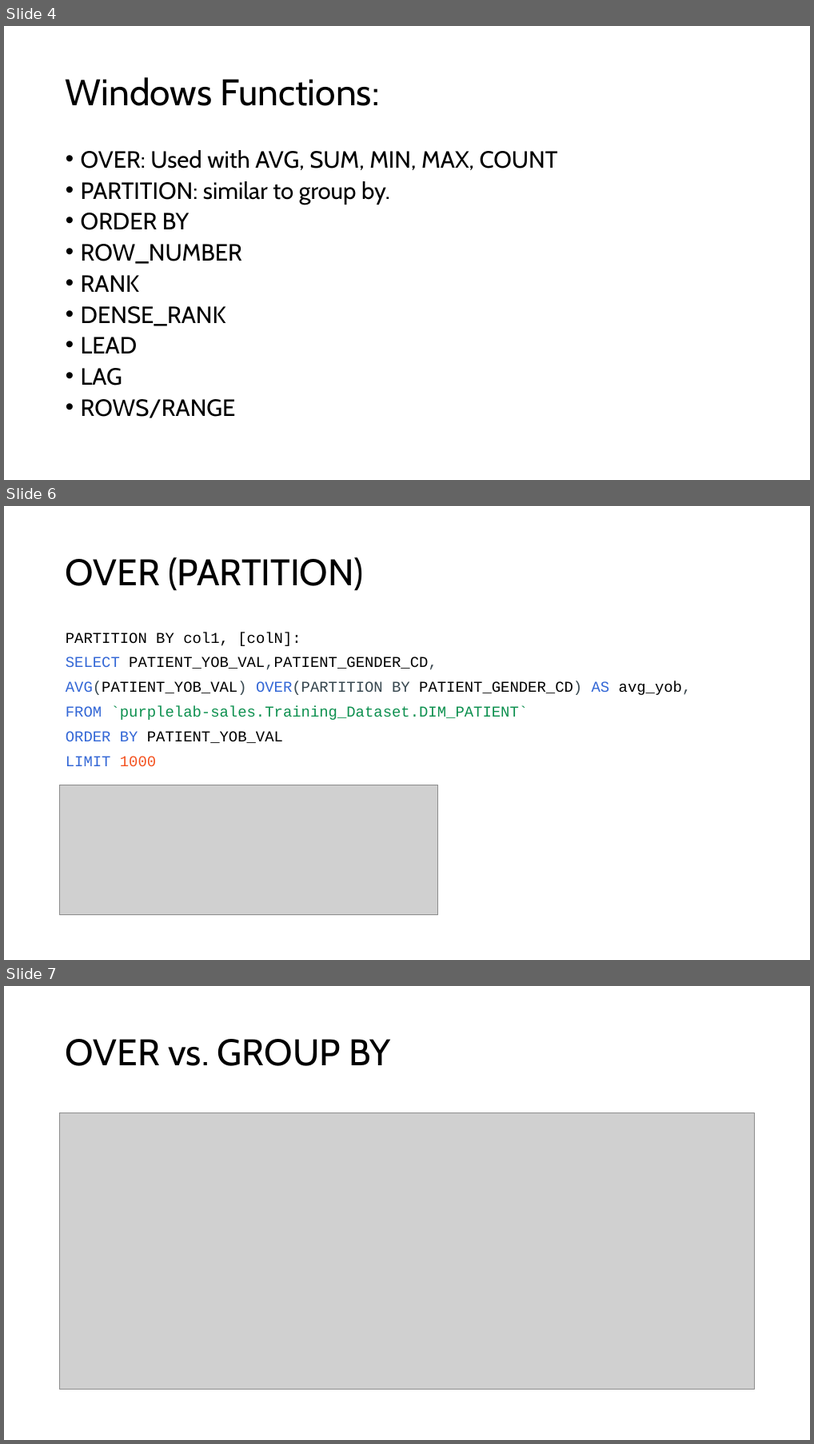
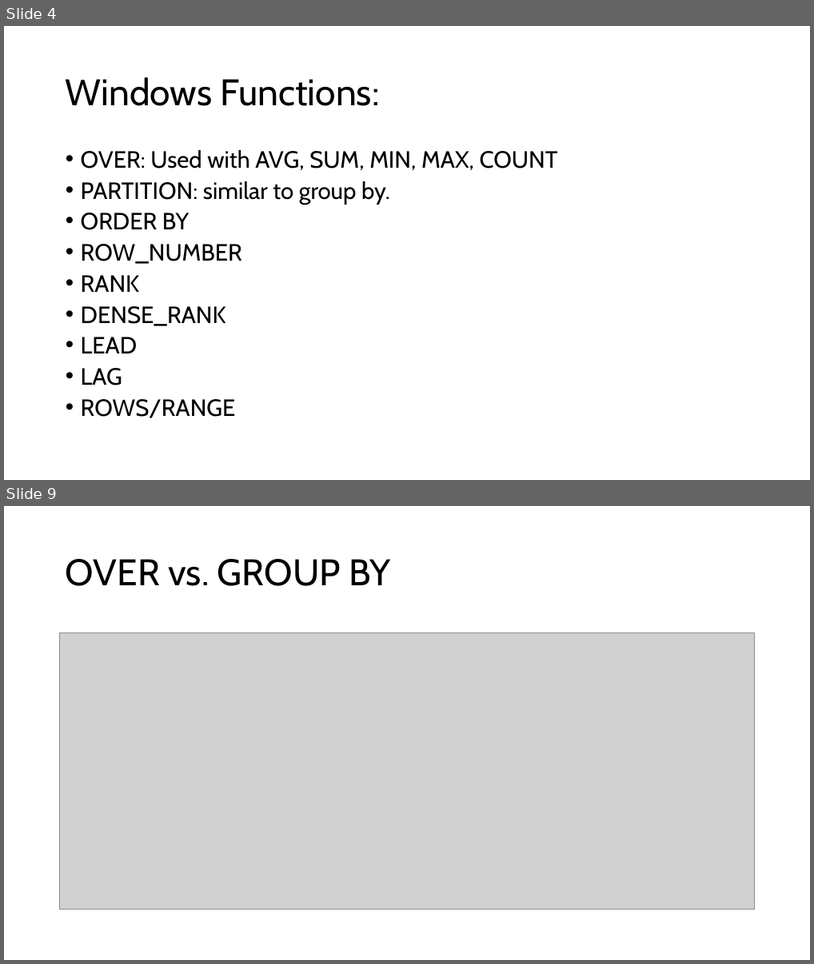
Before and after one commit to appjedi/youtube, a slide deck: SQL/Intro To SQL Day 10 Windows Functions.pptx. Shown one above the other, each under a label of ours: slides 4, 6 and 7 before the commit, slides 4 and 9 after it; the slides between them are not shown. The pictures are 814x1444 and 814x964 pixels, drawn with LibreOffice and Linux fonts; fonts in the diff are those of the drawing; grey boxes stand for pictures. Boxes give left, top, right and bottom in pixels: in the first picture for what was removed or moved away, otherwise in the second. Text is boxed around its words. In the diff, an @@ line names an element or a change of style, - is before the commit and + after.

```diff
--- a/SQL/Intro To SQL Day 10 Windows Functions.pptx
+++ b/SQL/Intro To SQL Day 10 Windows Functions.pptx
@@ slide 6 removed at bbox=[4, 506, 810, 960], background #FFFFFF @@
@@ title removed at bbox=[66, 557, 363, 591] @@
-OVER (PARTITION)
@@ text removed at bbox=[66, 632, 692, 766] @@
-PARTITION BY col1, [colN]:
-SELECT PATIENT_YOB_VAL,PATIENT_GENDER_CD,
-AVG(PATIENT_YOB_VAL) OVER(PARTITION BY PATIENT_GENDER_CD) AS avg_yob,
-FROM `purplelab-sales.Training_Dataset.DIM_PATIENT`
-ORDER BY PATIENT_YOB_VAL
-LIMIT 1000
@@ picture removed at bbox=[60, 784, 438, 914] @@
@@ what was slide 7 is now slide 9 @@
```
Also in this commit, not shown: 1 slide changed, 3 slides added, 2 other files.
